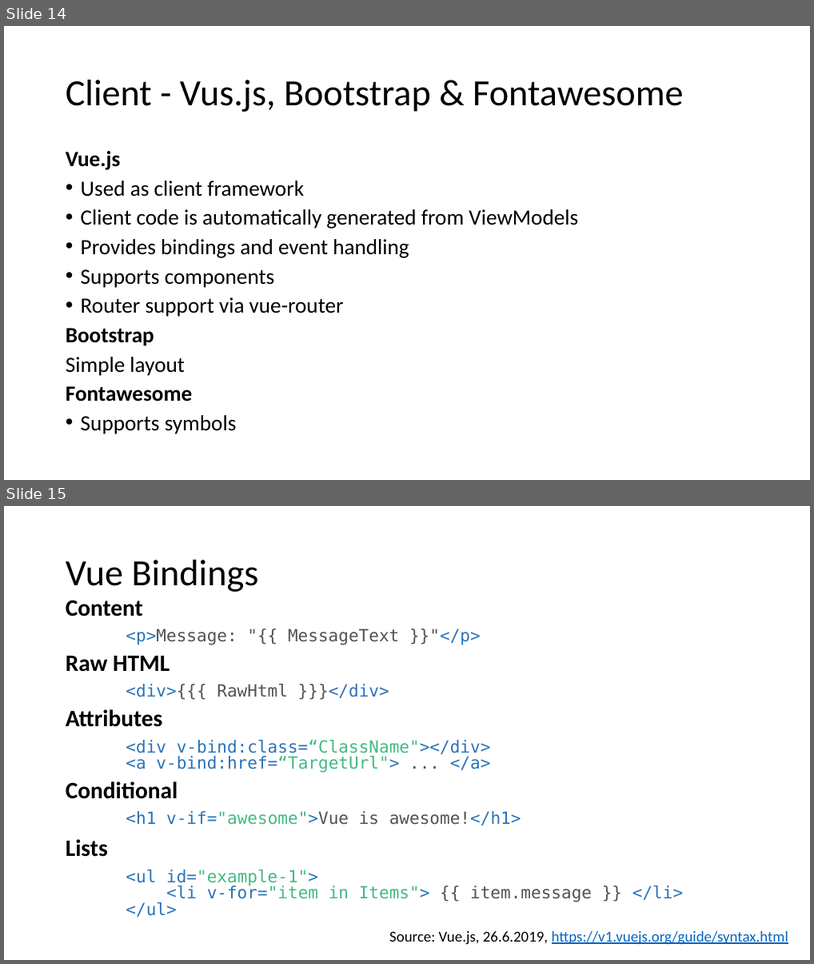
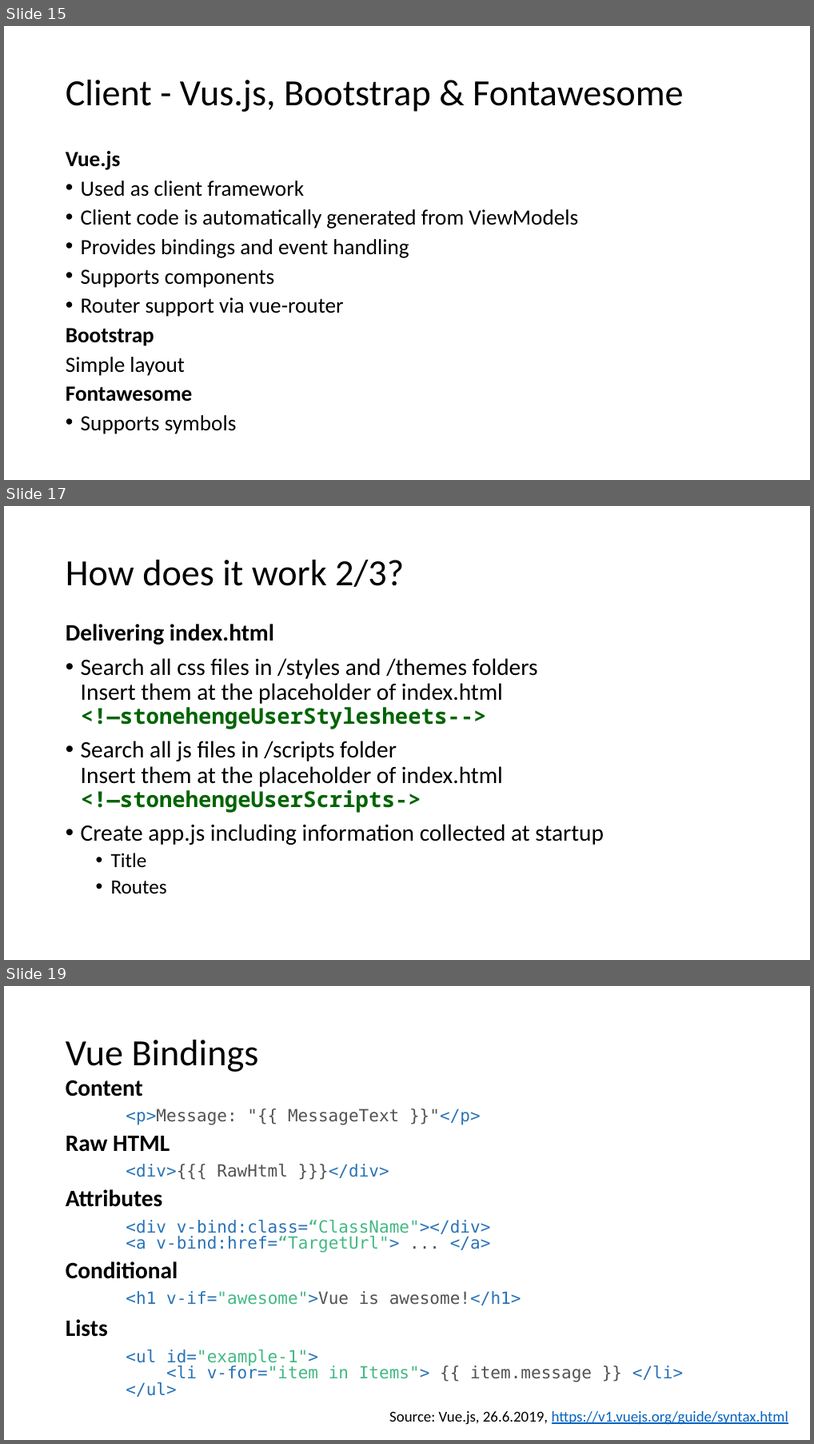
Before and after one commit to FrankPfattheicher/stonehenge.Chromely, a slide deck: stonehengeChromely.pptx. Shown one above the other, each under a label of ours: slides 14 and 15 before the commit, slides 15, 17 and 19 after it; the slides between them are not shown. The pictures are 814x964 and 814x1444 pixels, drawn with LibreOffice and Linux fonts; fonts in the diff are those of the drawing. Boxes give left, top, right and bottom in pixels: in the first picture for what was removed or moved away, otherwise in the second. Text is boxed around its words. In the diff, an @@ line names an element or a change of style, - is before the commit and + after.

```diff
--- a/stonehengeChromely.pptx
+++ b/stonehengeChromely.pptx
@@ slide 17 added at [4,506,810,960], background #FFFFFF @@
@@ title added at [66,560,404,587], 44 pt, text #000000 @@
+How does it work 2/3?
@@ text added at [66,624,604,894], 28 pt, text #000000 @@
+Delivering index.html
+• Search all css files in /styles and /themes folders
+  Insert them at the placeholder of index.html
+  <!—stonehengeUserStylesheets-->
+• Search all js files in /scripts folder
+  Insert them at the placeholder of index.html
+  <!—stonehengeUserScripts->
+• Create app.js including information collected at startup
+  • Title
+  • Routes
@@ what was slide 14 is now slide 15 @@
@@ what was slide 15 is now slide 19 @@
```
Also in this commit, not shown: 3 other slides added, 5 other files.
